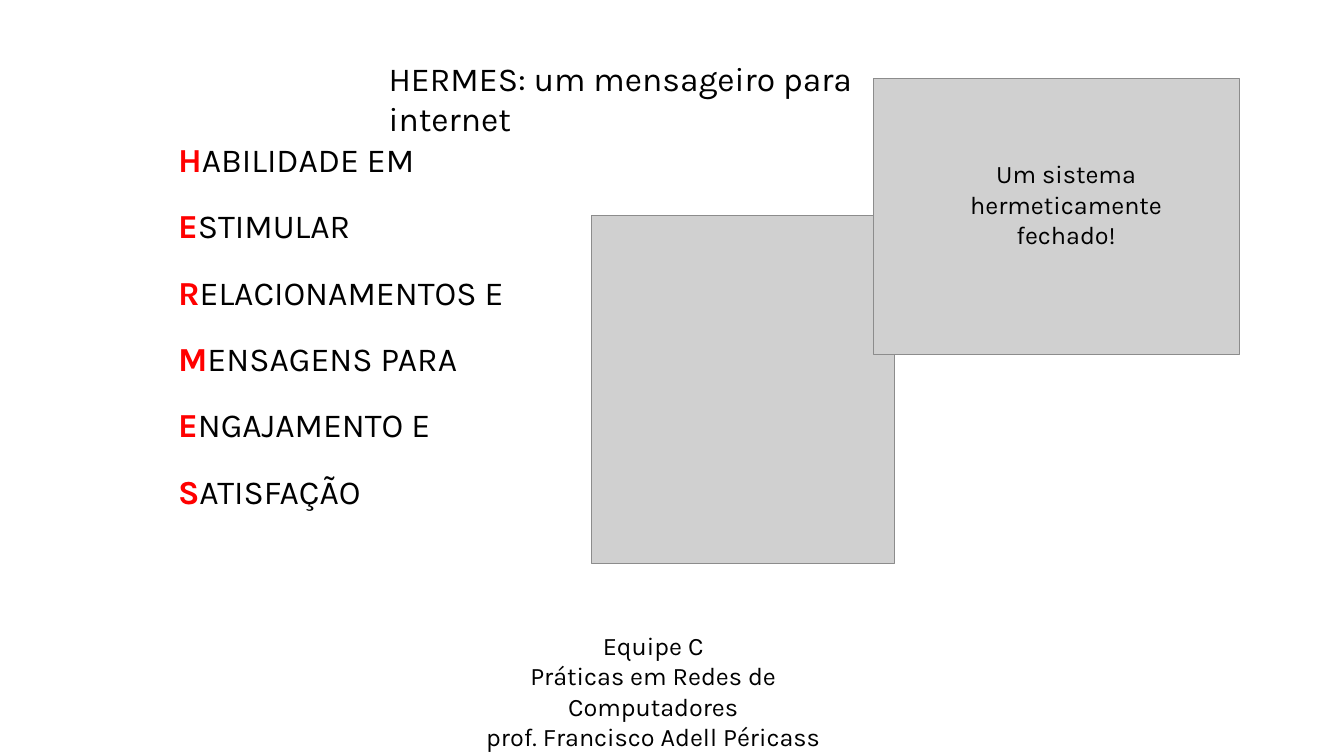
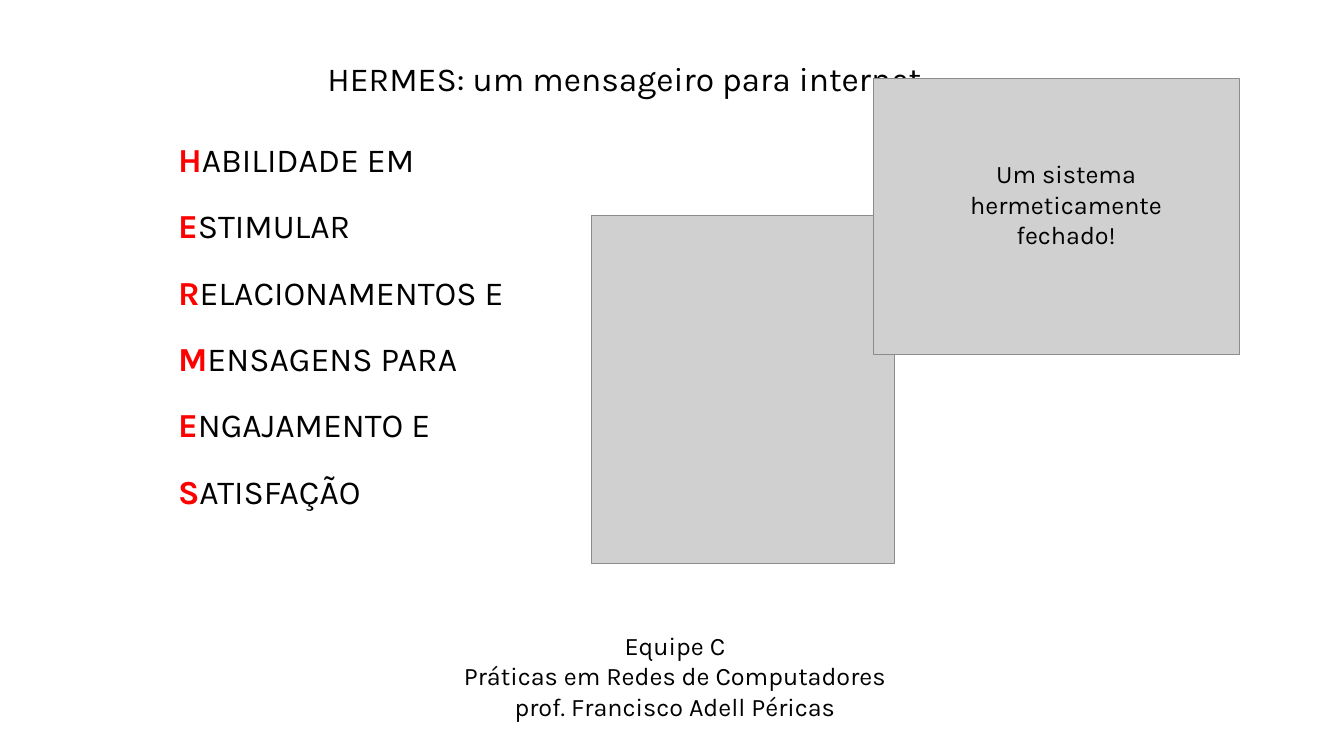
Before and after one commit to joao-martinho/trabalho_PRC_2025-2, a slide deck: slide 1 of docs/slides_hermes.odp. Drawn at 1344x756 pixels with LibreOffice and Linux fonts; fonts in the diff are those of the drawing; grey boxes stand for pictures. Boxes give left, top, right and bottom in pixels: in the first picture for what was removed or moved away, otherwise in the second. Text is boxed around its words. In the diff, an @@ line names an element or a change of style, - is before the commit and + after.

```diff
--- a/docs/slides_hermes.odp
+++ b/docs/slides_hermes.odp
@@ text "HERMES: um mensageiro para internet" rewrapped from (x1=389, y1=68, x2=852, y2=132) to (x1=327, y1=68, x2=921, y2=100) @@
@@ text "Equipe C" moved from (x1=486, y1=637, x2=820, y2=752) to (x1=464, y1=637, x2=886, y2=722) @@
@@ text at (x1=515, y1=697, x2=835, y2=722): text changed @@
-prof. Francisco Adell Péricass
+prof. Francisco Adell Péricas
```
Also in this commit, not shown: 2 other slides changed, 1 slide added.
